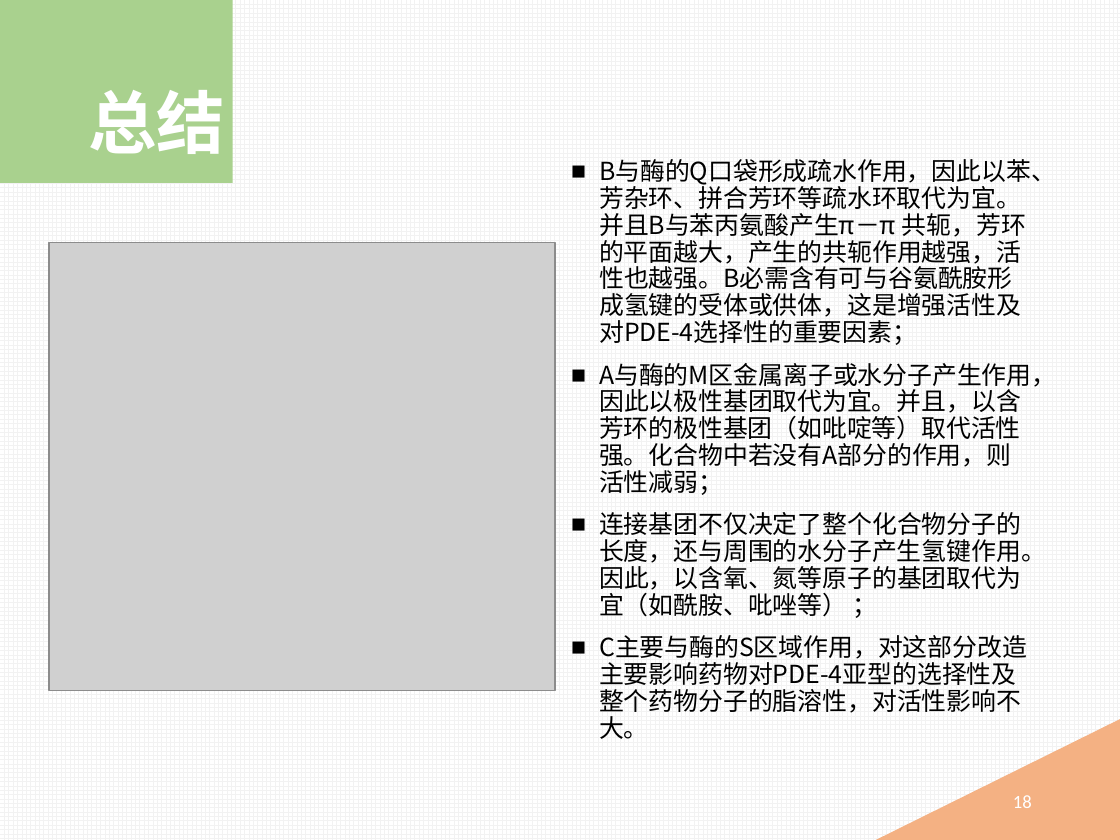
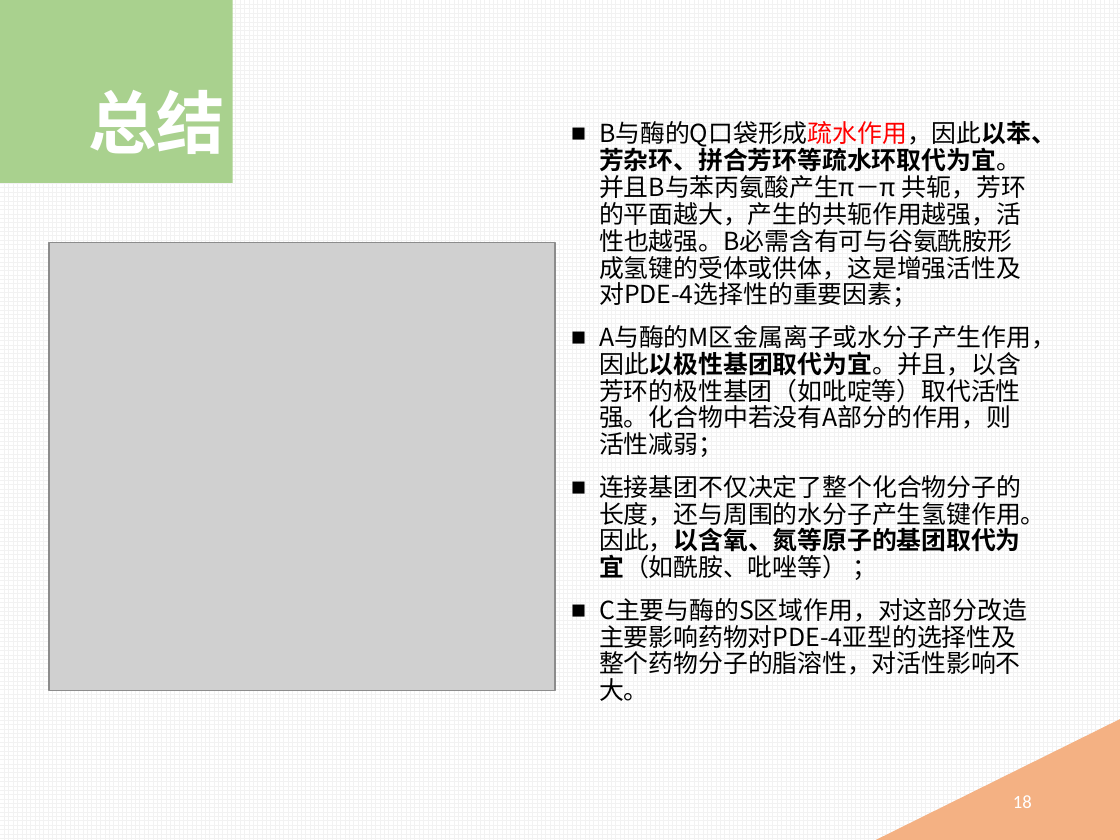
Before and after one commit to mingyong/Project-PDE, a slide deck: slide 18 of 磷酸二酯酶抑制剂.pptx. Drawn at 1120x840 pixels with LibreOffice and Linux fonts; fonts in the diff are those of the drawing; grey boxes stand for pictures. Boxes give left, top, right and bottom in pixels: in the first picture for what was removed or moved away, otherwise in the second. Text is boxed around its words. In the diff, an @@ line names an element or a change of style, - is before the commit and + after.

Commit message:
重新修改了格式，新增了药物的图片，加入了结束语，准备发布。

```diff
--- a/磷酸二酯酶抑制剂.pptx
+++ b/磷酸二酯酶抑制剂.pptx
@@ text "B与酶的Q口袋形成疏水作用，因此以苯、芳杂环、拼合芳环等疏水环取代为宜。并且B与苯丙氨酸产生π－π 共轭，芳环的平面越大 ...": place and size @@
-text "B与酶的Q口袋形成疏水作用，因此以苯、芳杂环、拼合芳环等疏水环取代为宜。并且B与苯丙氨酸产生π－π 共轭，芳环的平面越大 ..." at [599, 159, 1056, 690]
+text "B与酶的Q口袋形成疏水作用，因此以苯、芳杂环、拼合芳环等疏水环取代为宜。并且B与苯丙氨酸产生π－π 共轭，芳环的平面越大 ..." at [599, 121, 1056, 701]
@@ text at [599, 121, 1056, 579]: text colour #000000 to #FF0000 in "B与酶的Q口袋形成疏水作用，因此以苯、芳杂环、拼合芳环等疏水环取代为宜。并且B与苯丙氨酸产生π－π"; bold on in "B与酶的Q口袋形成疏水作用，因此以苯、芳杂环、拼合芳环等疏水环取代为宜。并且B与苯丙氨酸产生π－π", "A与酶的M区金属离子或水分子产生作用，因此以极性基团取代为宜。并且，以含芳环的极性基团（如吡啶等）取代活性强。化合物中若 ...", "连接基团不仅决定了整个化合物分子的长度，还与周围的水分子产生氢键作用。因此，以含氧、氮等原子的基团取代为宜（如酰胺、吡唑 ..." @@
```
Also in this commit, not shown: 10 other slides changed, 1 slide added.
